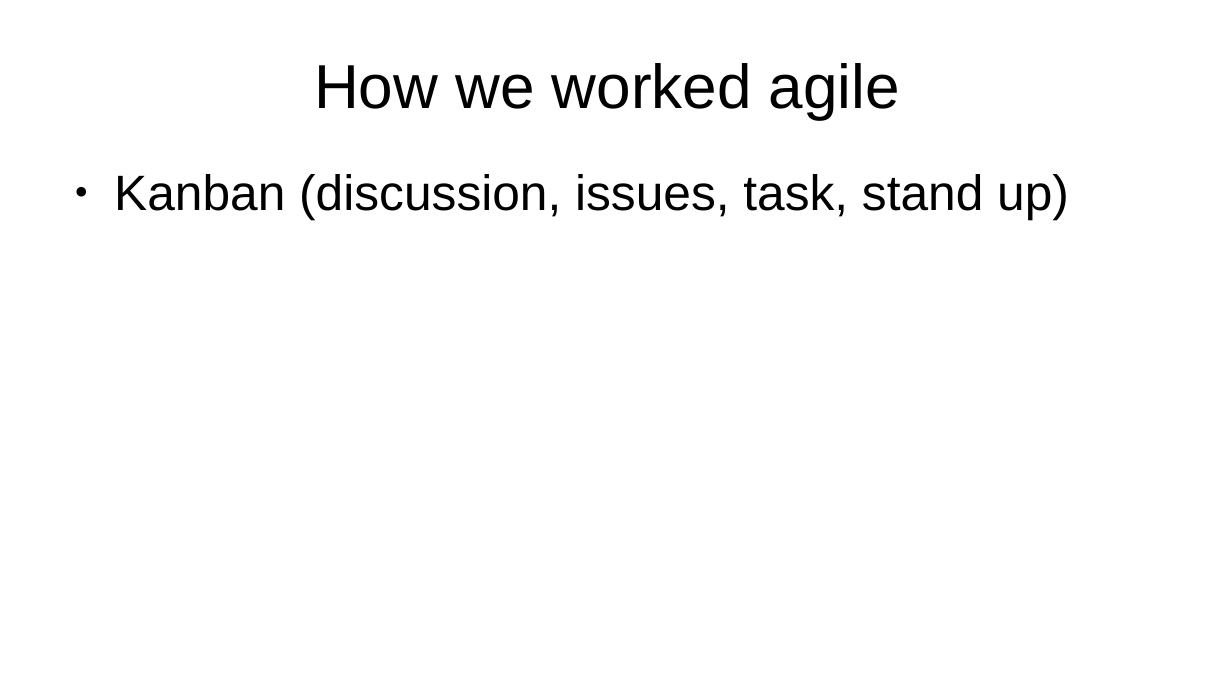
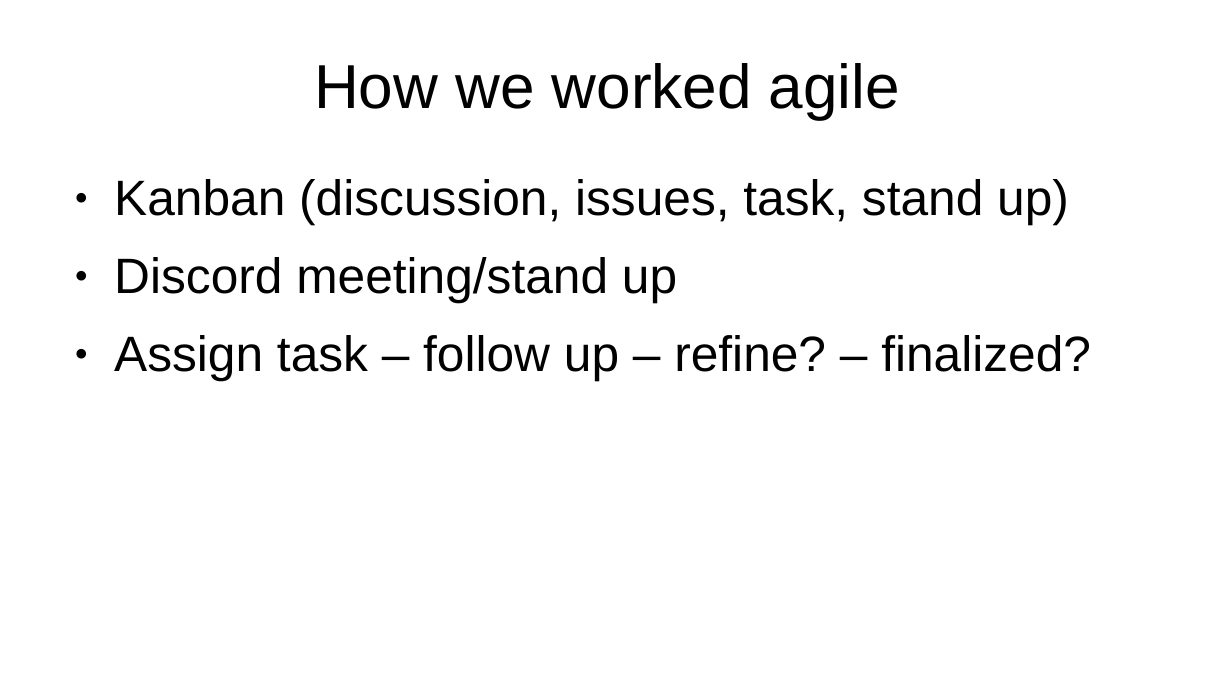
Before and after one commit to BrutalFrost/travel_planner_YBDM, a slide deck: slide 2 of presentation-project.ppt. Drawn at 1232x693 pixels with LibreOffice and Linux fonts; fonts in the diff are those of the drawing. Boxes give left, top, right and bottom in pixels: in the first picture for what was removed or moved away, otherwise in the second. Text is boxed around its words. In the diff, an @@ line names an element or a change of style, - is before the commit and + after.

```diff
--- a/presentation-project.ppt
+++ b/presentation-project.ppt
@@ text at (114,257,1091,381): paragraphs added @@
+● Discord meeting/stand up
+● Assign task – follow up – refine? – finalized?
```
Also in this commit, not shown: 2 other slides changed, 1 slide added, 1 slide removed, 1 other file.
